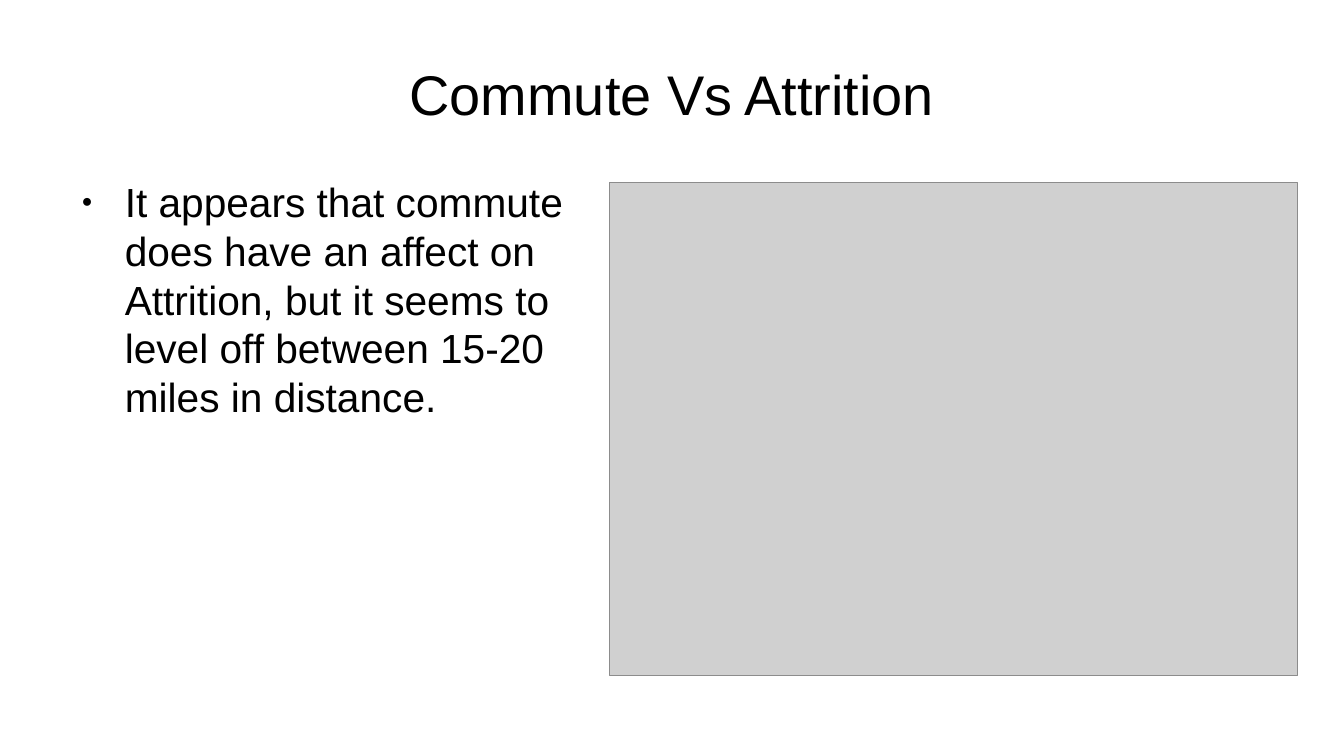
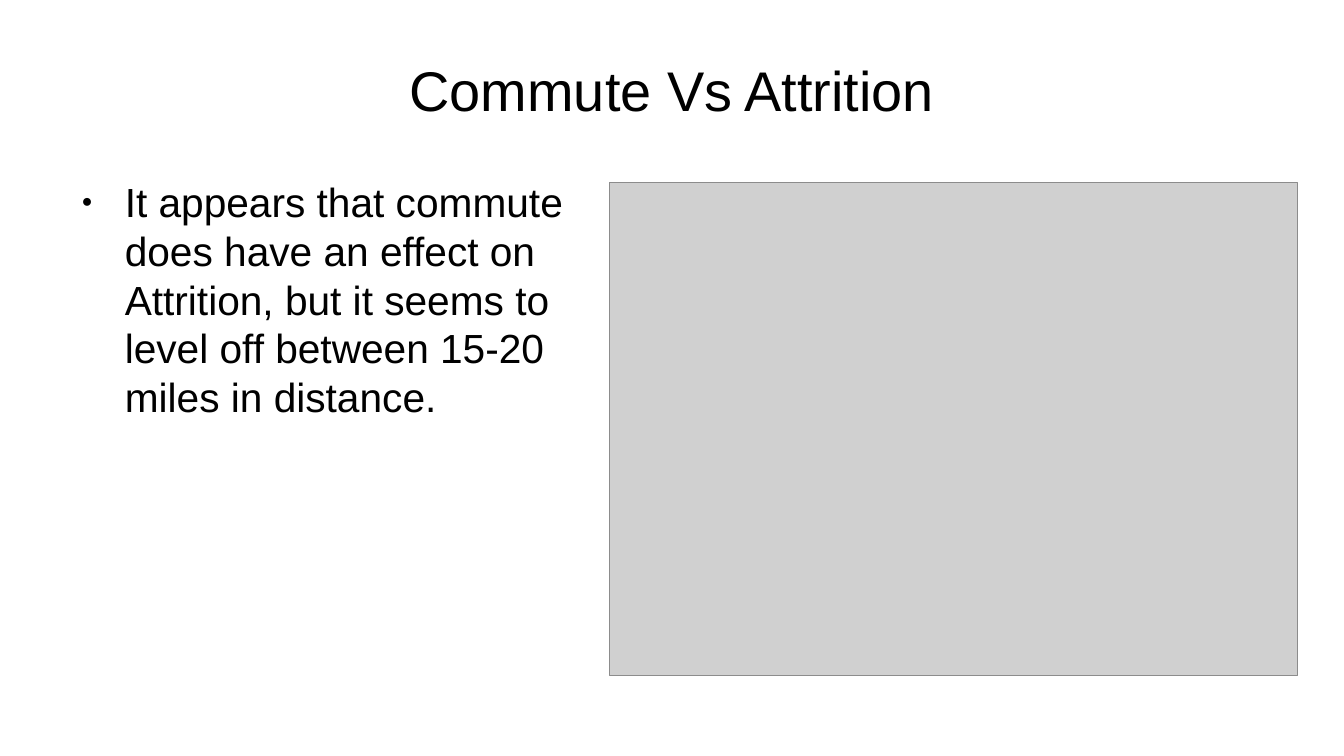
Before and after one commit to sbowler/project-one, a slide deck: slide 9 of presentations/project2_presentation.pptx. Drawn at 1344x756 pixels with LibreOffice and Linux fonts; fonts in the diff are those of the drawing; grey boxes stand for pictures; background and template pictures are left out. Boxes give left, top, right and bottom in pixels: in the first picture for what was removed or moved away, otherwise in the second. Text is boxed around its words. In the diff, an @@ line names an element or a change of style, - is before the commit and + after.

```diff
--- a/presentations/project2_presentation.pptx
+++ b/presentations/project2_presentation.pptx
@@ title "Commute Vs Attrition" at (410, 70, 934, 112): line spacing 1 to 0.9 @@
@@ text at (125, 187, 563, 413): text changed @@
-● It appears that commute does have an affect on Attrition, but it seems to level off between 15-20 miles in distance.
+● It appears that commute does have an effect on Attrition, but it seems to level off between 15-20 miles in distance.
```
Also in this commit, not shown: 14 other slides changed, 1 slide added, 1 slide removed, 2 other files.
